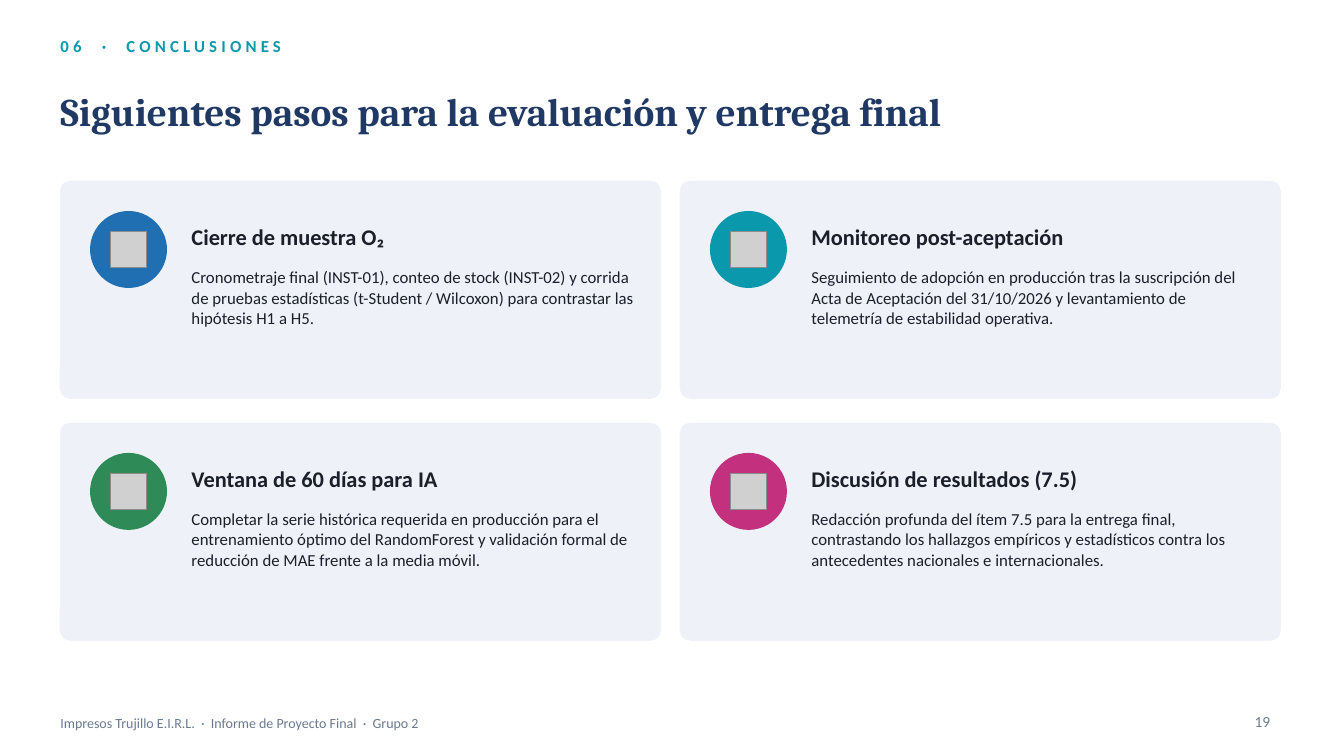
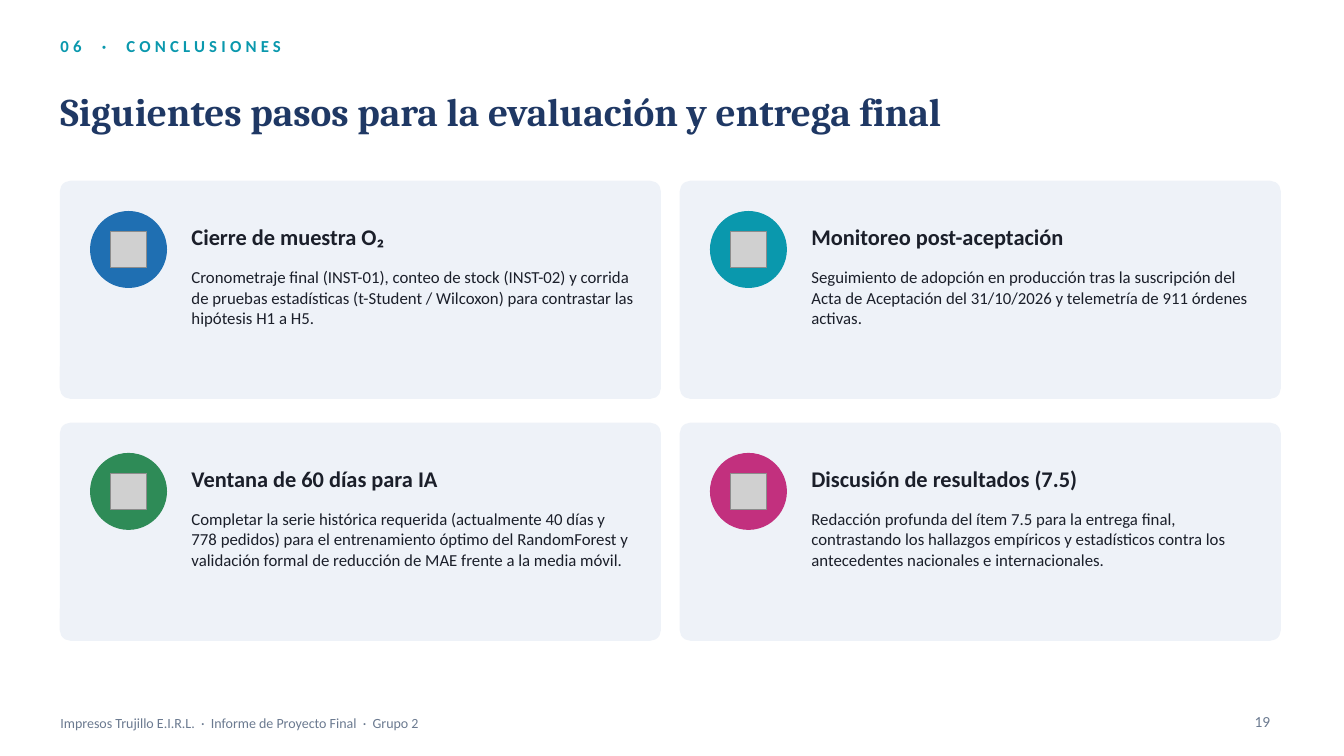
Before and after one commit to YamiDarknezz/IMPRESOS-TRUJILLO-E.I.R.L., a slide deck: slide 19 of docs/entregables/SEM13/INFORME_Impresos_Trujillo_Problema_a_Conclusiones.pptx. Drawn at 1344x756 pixels with LibreOffice and Linux fonts; fonts in the diff are those of the drawing; grey boxes stand for pictures. Boxes give left, top, right and bottom in pixels: in the first picture for what was removed or moved away, otherwise in the second. Text is boxed around its words. In the diff, an @@ line names an element or a change of style, - is before the commit and + after.

```diff
--- a/docs/entregables/SEM13/INFORME_Impresos_Trujillo_Problema_a_Conclusiones.pptx
+++ b/docs/entregables/SEM13/INFORME_Impresos_Trujillo_Problema_a_Conclusiones.pptx
@@ text at [811, 271, 1247, 324]: text changed @@
-Seguimiento de adopción en producción tras la suscripción del Acta de Aceptación del 31/10/2026 y levantamiento de telemetría de estabilidad operativa.
+Seguimiento de adopción en producción tras la suscripción del Acta de Aceptación del 31/10/2026 y telemetría de 911 órdenes activas.
@@ text at [191, 513, 628, 566]: text changed @@
-Completar la serie histórica requerida en producción para el entrenamiento óptimo del RandomForest y validación formal de reducción de MAE frente a la media móvil.
+Completar la serie histórica requerida (actualmente 40 días y 778 pedidos) para el entrenamiento óptimo del RandomForest y validación formal de reducción de MAE frente a la media móvil.
```
Also in this commit, not shown: 5 other slides changed, 11 other files.
